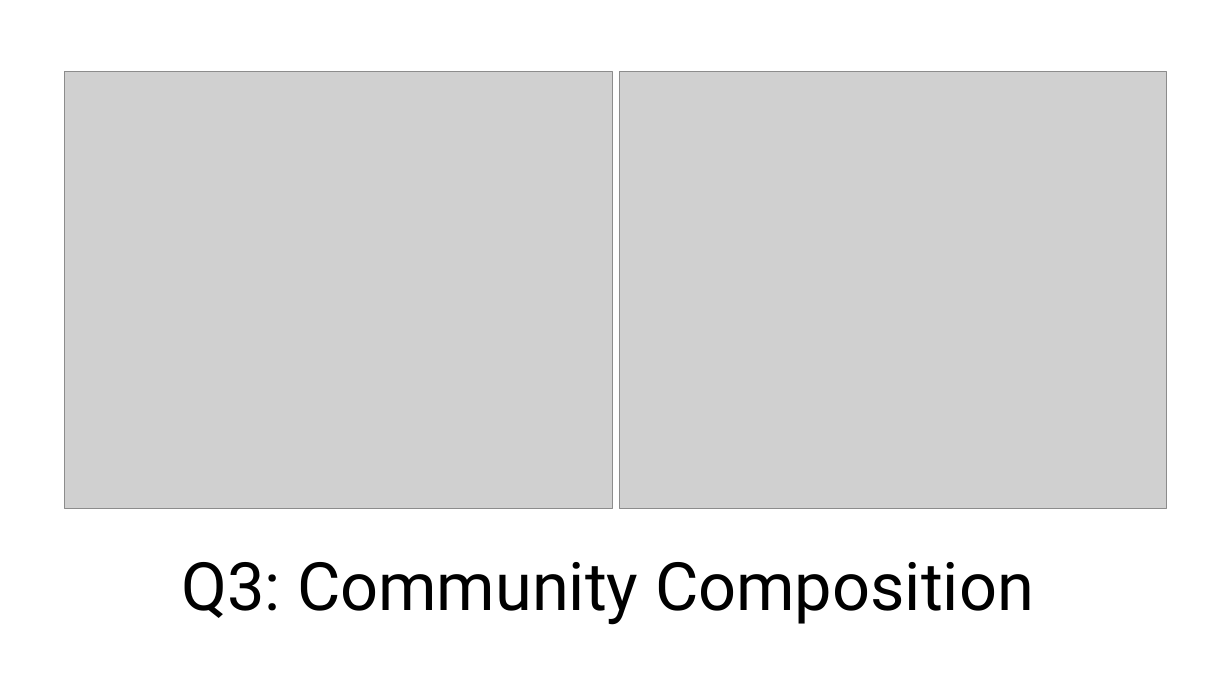
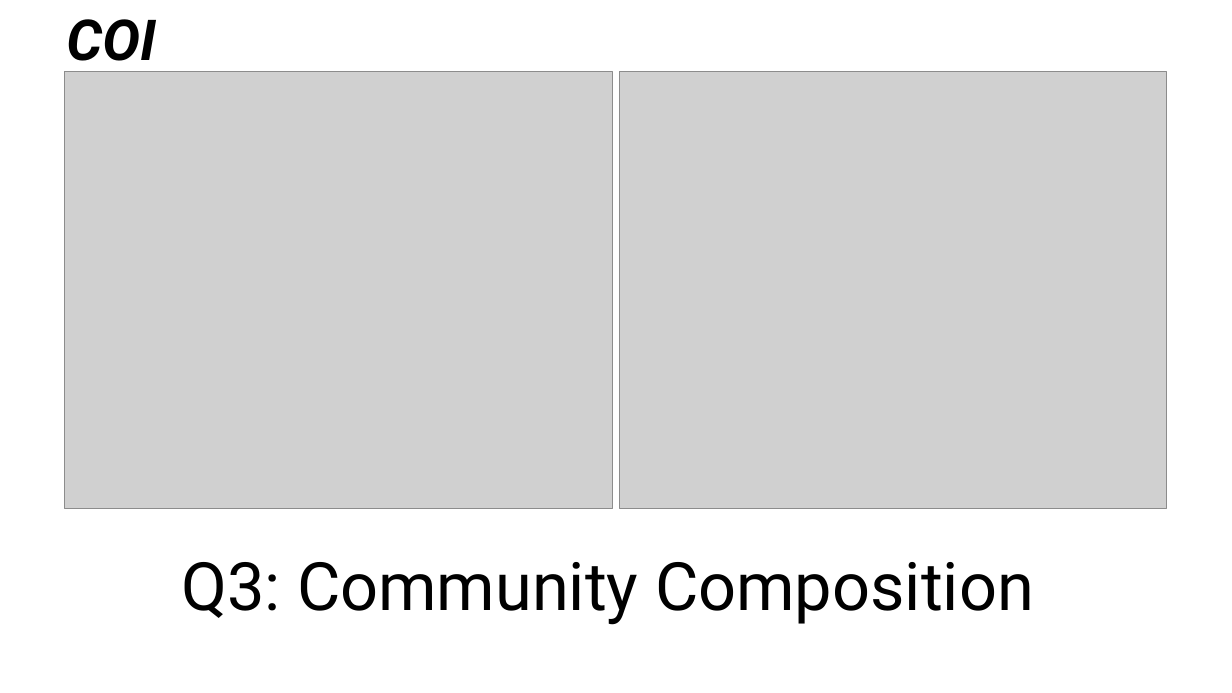
Before and after one commit to DanteCapone/cceZoopPatterns, a slide deck: slide 10 of drafts/powerpoint_plots.pptx. Drawn at 1232x693 pixels with LibreOffice and Linux fonts; fonts in the diff are those of the drawing; grey boxes stand for pictures. Boxes give left, top, right and bottom in pixels: in the first picture for what was removed or moved away, otherwise in the second. Text is boxed around its words. In the diff, an @@ line names an element or a change of style, - is before the commit and + after.

```diff
--- a/drafts/powerpoint_plots.pptx
+++ b/drafts/powerpoint_plots.pptx
@@ text added at (66, 19, 156, 74), 44 pt, text #000000, bold, italic @@
+COI
```
Also in this commit, not shown: 5 other slides changed, 7 slides added, 7 slides removed, 21 other files.
